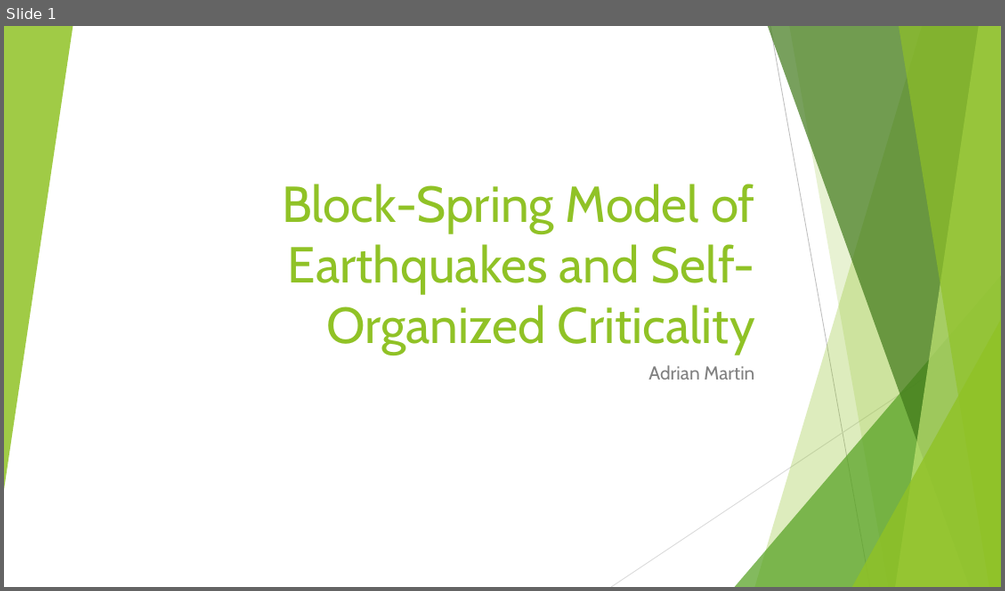
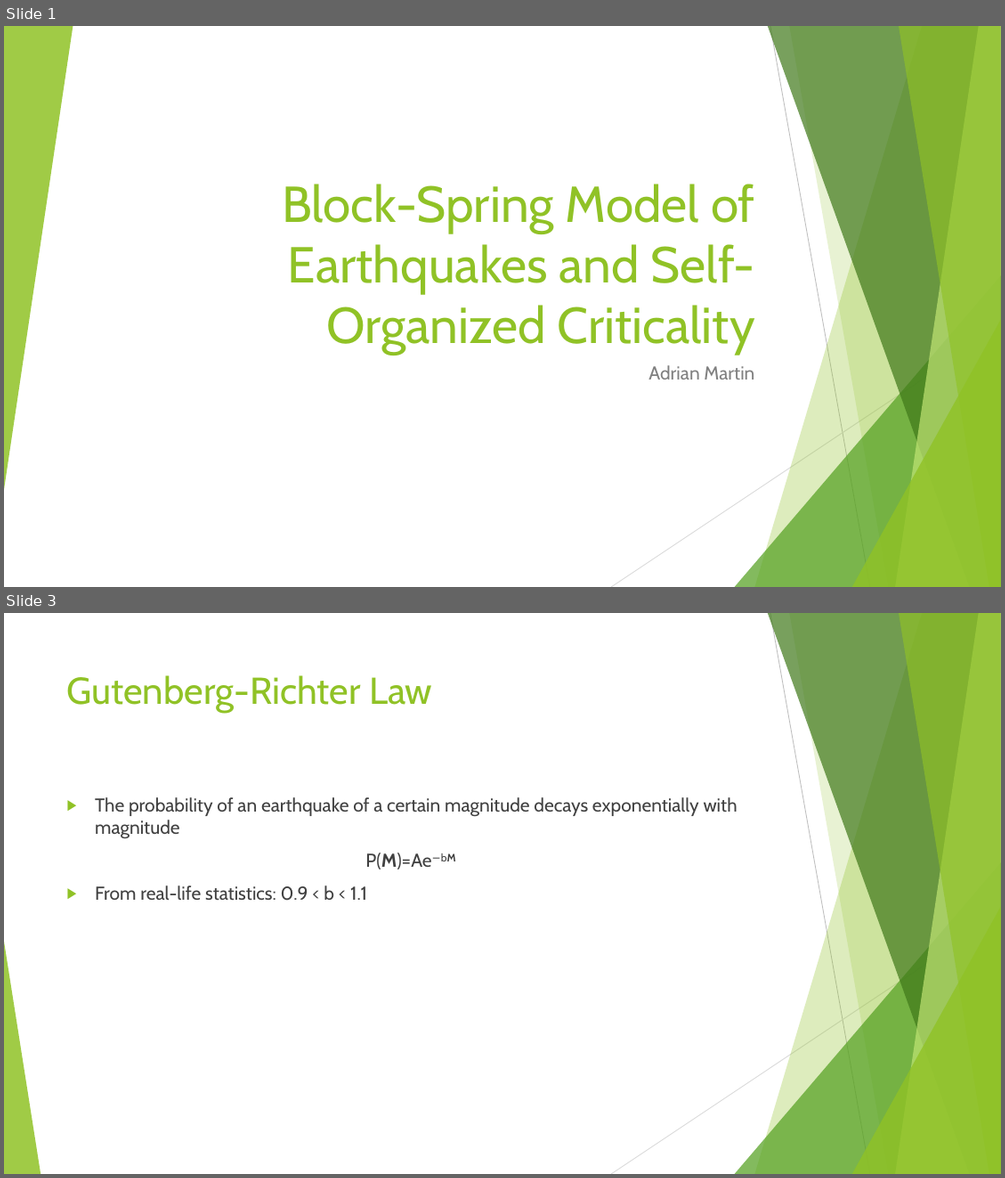
Before and after one commit to aMartin6/Final_Project, a slide deck: Earthquake Presentation.pptx. Shown one above the other, each under a label of ours: slide 1 before the commit, slides 1 and 3 after it; the slides between them are not shown. The pictures are 1005x591 and 1005x1178 pixels, drawn with LibreOffice and Linux fonts; fonts in the diff are those of the drawing. Boxes give left, top, right and bottom in pixels: in the first picture for what was removed or moved away, otherwise in the second. Text is boxed around its words. In the diff, an @@ line names an element or a change of style, - is before the commit and + after.

```diff
--- a/Earthquake Presentation.pptx
+++ b/Earthquake Presentation.pptx
@@ slide 3 added at (x1=4, y1=613, x2=1001, y2=1174), background #FFFFFF; not listed: 9 template elements that a slide beside it also shows @@
@@ title added at (x1=67, y1=675, x2=432, y2=713), 36 pt, text #90C226 @@
+Gutenberg-Richter Law
@@ text added at (x1=95, y1=797, x2=737, y2=900), 18 pt, text #404040 @@
+▶ The probability of an earthquake of a certain magnitude decays exponentially with magnitude
+P(M)=Ae−bM
+▶ From real-life statistics: 0.9 < b < 1.1
@@ triangle added at (x1=4, y1=941, x2=40, y2=1174), fill #90C226 at 85% opacity @@
```
Also in this commit, not shown: 4 slides changed, 6 other slides added, 4 slides removed, 1 other file.
